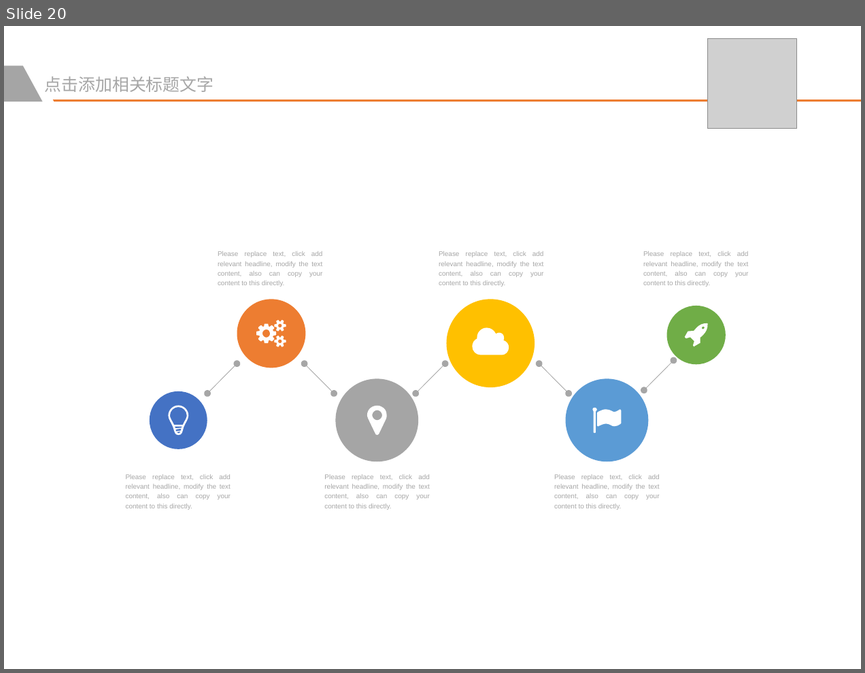
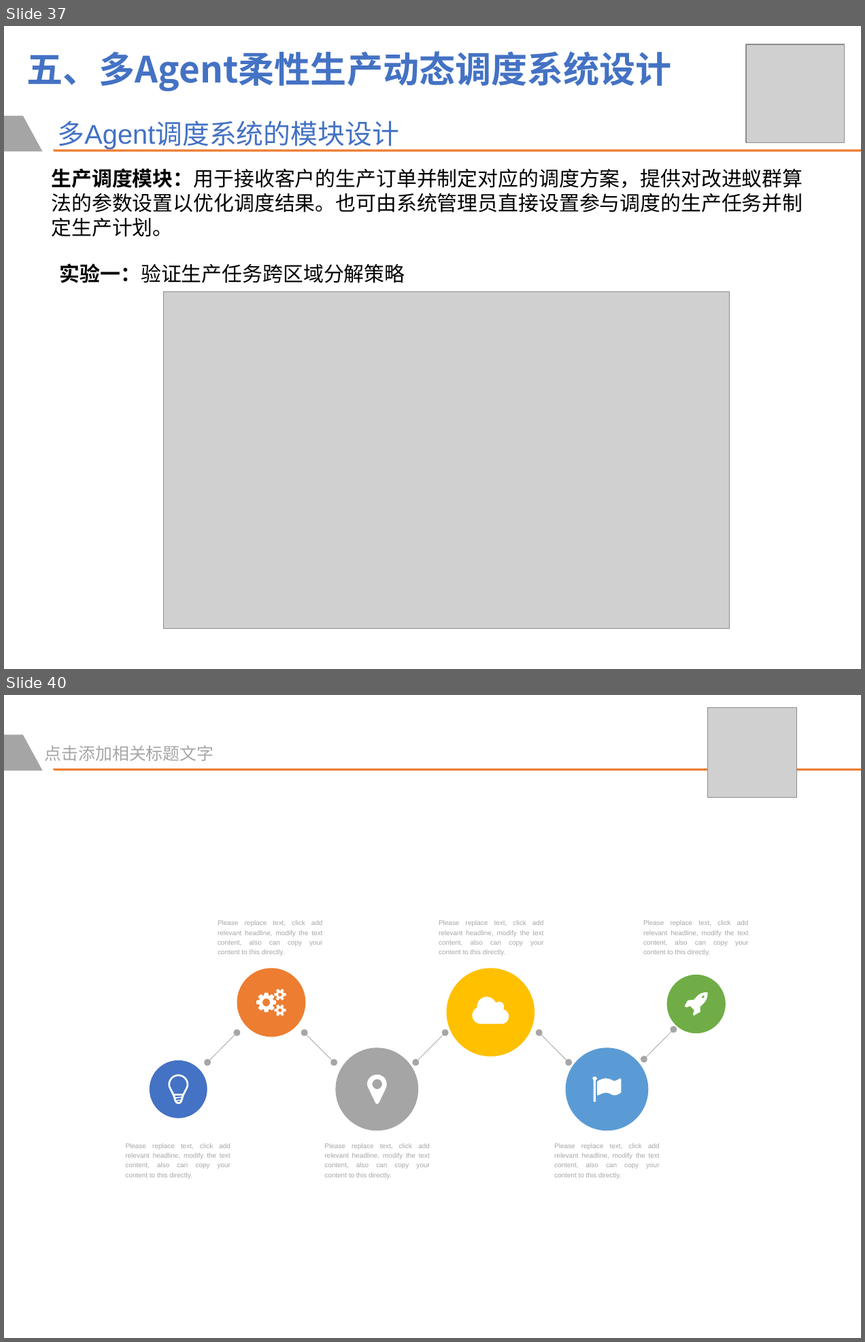
Before and after one commit to WeileLiang/FinalPro, a slide deck: 毕业答辩PPT/梁慰乐-基于多Agent的柔性生产动态调度系统研究 [自动保存的].pptx. Shown one above the other, each under a label of ours: slide 20 before the commit, slides 37 and 40 after it; the slides between them are not shown. The pictures are 865x673 and 865x1342 pixels, drawn with LibreOffice and Linux fonts; fonts in the diff are those of the drawing; grey boxes stand for pictures. Boxes give left, top, right and bottom in pixels: in the first picture for what was removed or moved away, otherwise in the second. Text is boxed around its words. In the diff, an @@ line names an element or a change of style, - is before the commit and + after.

```diff
--- a/毕业答辩PPT/梁慰乐-基于多Agent的柔性生产动态调度系统研究 [自动保存的].pptx
+++ b/毕业答辩PPT/梁慰乐-基于多Agent的柔性生产动态调度系统研究 [自动保存的].pptx
@@ slide 37 added at bbox=[4, 26, 861, 669], background #FFFFFF @@
@@ picture added at bbox=[745, 44, 844, 143] @@
@@ text added at bbox=[26, 51, 672, 91], 32 pt, text #4472C4, bold @@
+五、多Agent柔性生产动态调度系统设计
@@ freeform shape added at bbox=[4, 115, 42, 151], fill #A5A5A5 @@
@@ text added at bbox=[57, 121, 398, 151], 24 pt, text #4472C4 @@
+多Agent调度系统的模块设计
@@ text added at bbox=[52, 168, 803, 237], 18 pt, text #000000 @@
+生产调度模块：用于接收客户的生产订单并制定对应的调度方案，提供对改进蚁群算法的参数设置以优化调度结果。也可由系统管理员直接设置参与调度的生产任务并制定生产计划。
@@ freeform shape added at bbox=[53, 150, 861, 152], fill #ED7D31 @@
@@ text added at bbox=[60, 263, 405, 283], 18 pt, text #000000 @@
+实验一：验证生产任务跨区域分解策略
@@ picture added at bbox=[164, 292, 730, 628] @@
@@ what was slide 20 is now slide 40 @@
```
Also in this commit, not shown: 19 other slides added, 2 other files.
